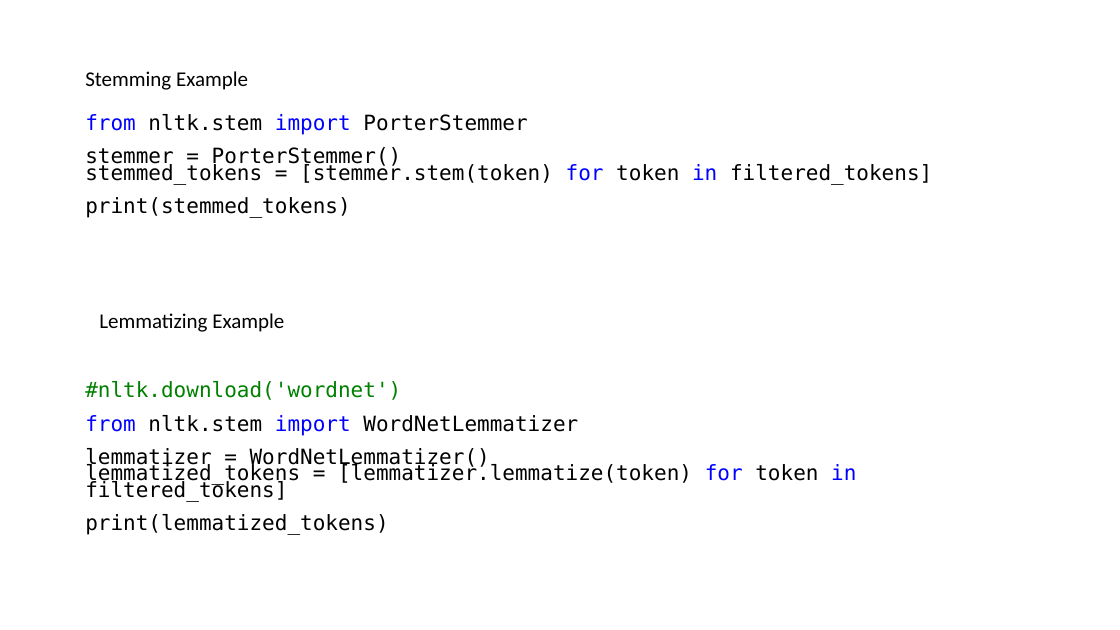
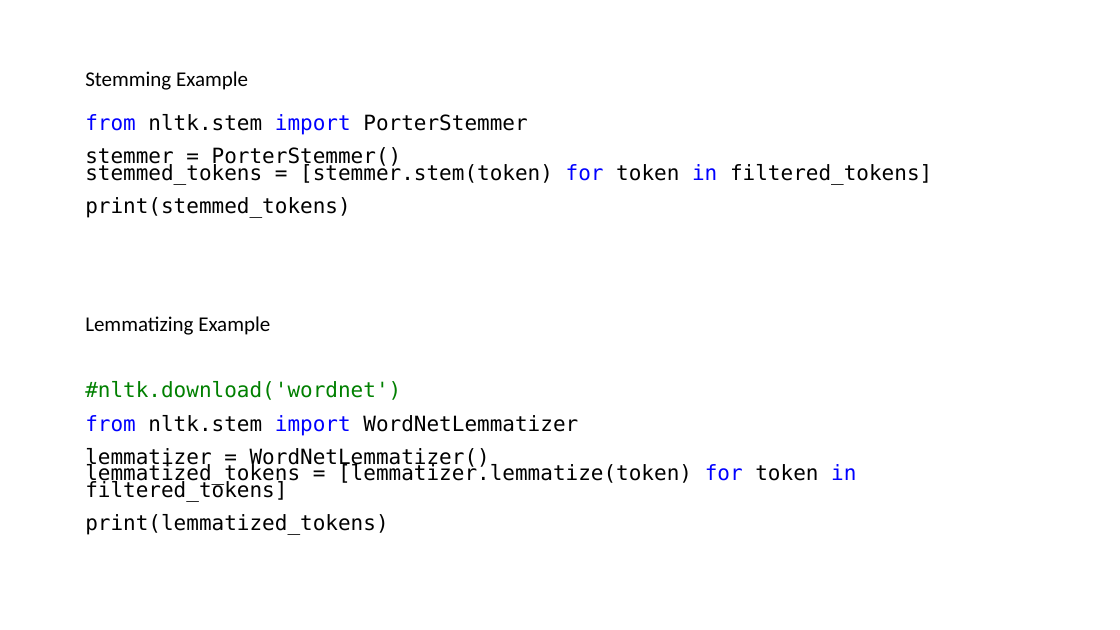
Before and after one commit to msfasha/307307-BI-Methods, a slide deck: slide 14 of 20242-NLP-LLM/lecture notes/Part 1 - Introduction to NLP/1-introduction to NLP.pptx. Drawn at 1120x630 pixels with LibreOffice and Linux fonts; fonts in the diff are those of the drawing; background and template pictures are left out. Boxes give left, top, right and bottom in pixels: in the first picture for what was removed or moved away, otherwise in the second. Text is boxed around its words. In the diff, an @@ line names an element or a change of style, - is before the commit and + after.

```diff
--- a/20242-NLP-LLM/lecture notes/Part 1 - Introduction to NLP/1-introduction to NLP.pptx
+++ b/20242-NLP-LLM/lecture notes/Part 1 - Introduction to NLP/1-introduction to NLP.pptx
@@ text "Lemmatizing Example" moved from (x1=99, y1=313, x2=284, y2=332) to (x1=85, y1=316, x2=270, y2=335) @@
```
Also in this commit, not shown: 5 other slides changed, 1 slide added, 1 other file.
